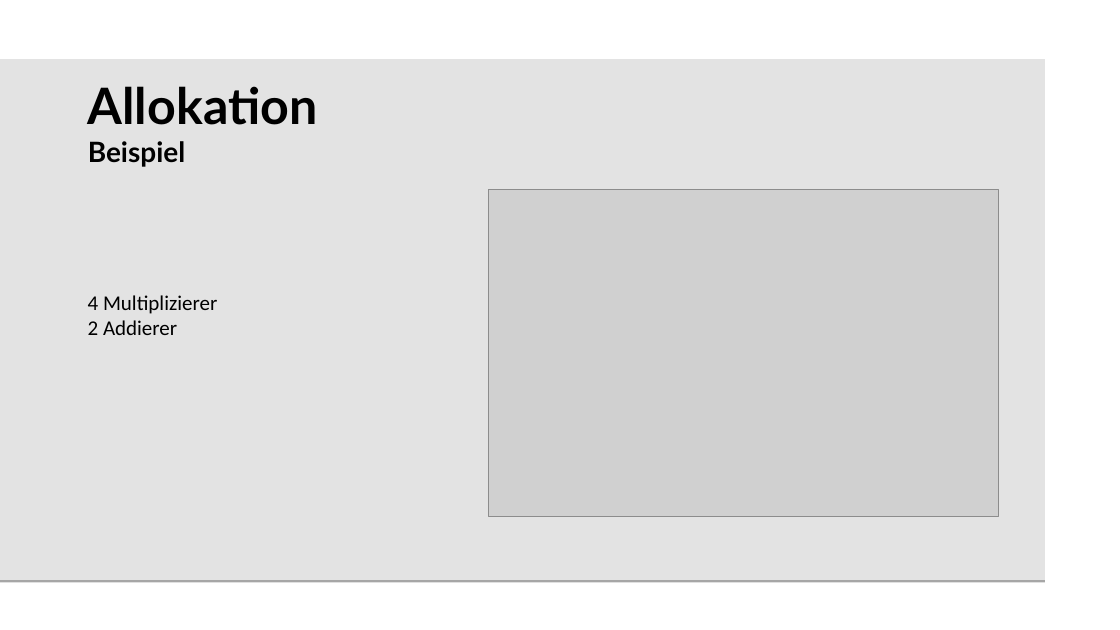
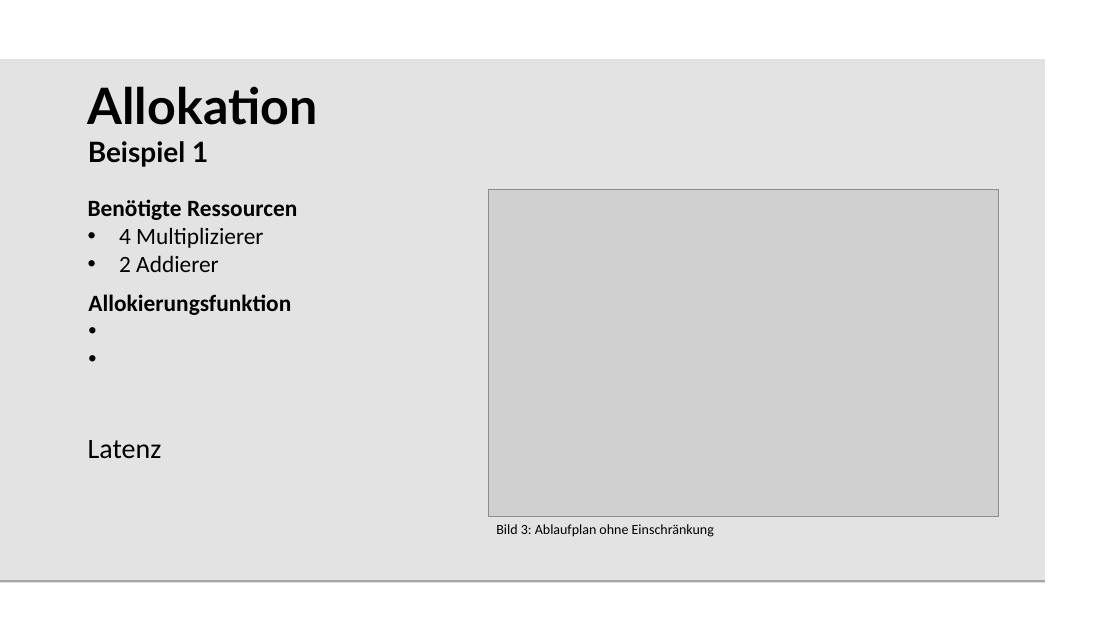
Before and after one commit to beLipinski/HW2, a slide deck: slide 7 of Presentation/Sharing and Binding for General Circuits.odp (slide 6 before the commit). Drawn at 1120x630 pixels with LibreOffice and Linux fonts; fonts in the diff are those of the drawing; grey boxes stand for pictures; background and template pictures are left out. Boxes give left, top, right and bottom in pixels: in the first picture for what was removed or moved away, otherwise in the second. Text is boxed around its words. In the diff, an @@ line names an element or a change of style, - is before the commit and + after.

```diff
--- a/Presentation/Sharing and Binding for General Circuits.odp
+++ b/Presentation/Sharing and Binding for General Circuits.odp
@@ title at [88, 86, 318, 167]: text changed @@
-Allokation
-Beispiel
+Allokation
+Beispiel 1
@@ text "Benötigte Ressourcen": place and size @@
-text "Benötigte Ressourcen" at [88, 295, 217, 335]
+text "Benötigte Ressourcen" at [88, 199, 297, 272]
@@ text at [88, 199, 297, 220]: paragraph added @@
+Benötigte Ressourcen
@@ text at [119, 227, 263, 272]: size 18 to 20 pt in "4 Multiplizierer", "2 Addierer"; bullet none to • @@
@@ text added at [88, 294, 291, 315], 20 pt, text #000000, bold @@
+Allokierungsfunktion
@@ text added at [88, 440, 162, 458], 24 pt, text #000000 @@
+Latenz
@@ text added at [496, 524, 714, 537], 12 pt, text #000000 @@
+Bild 3: Ablaufplan ohne Einschränkung
```
Also in this commit, not shown: 5 other slides changed, 2 slides added, 1 other file.
